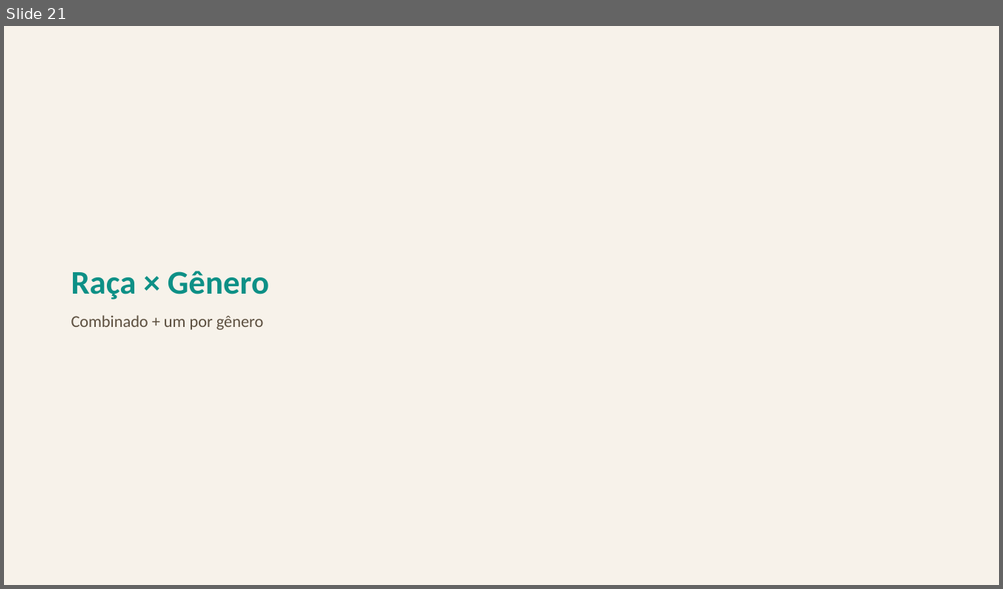
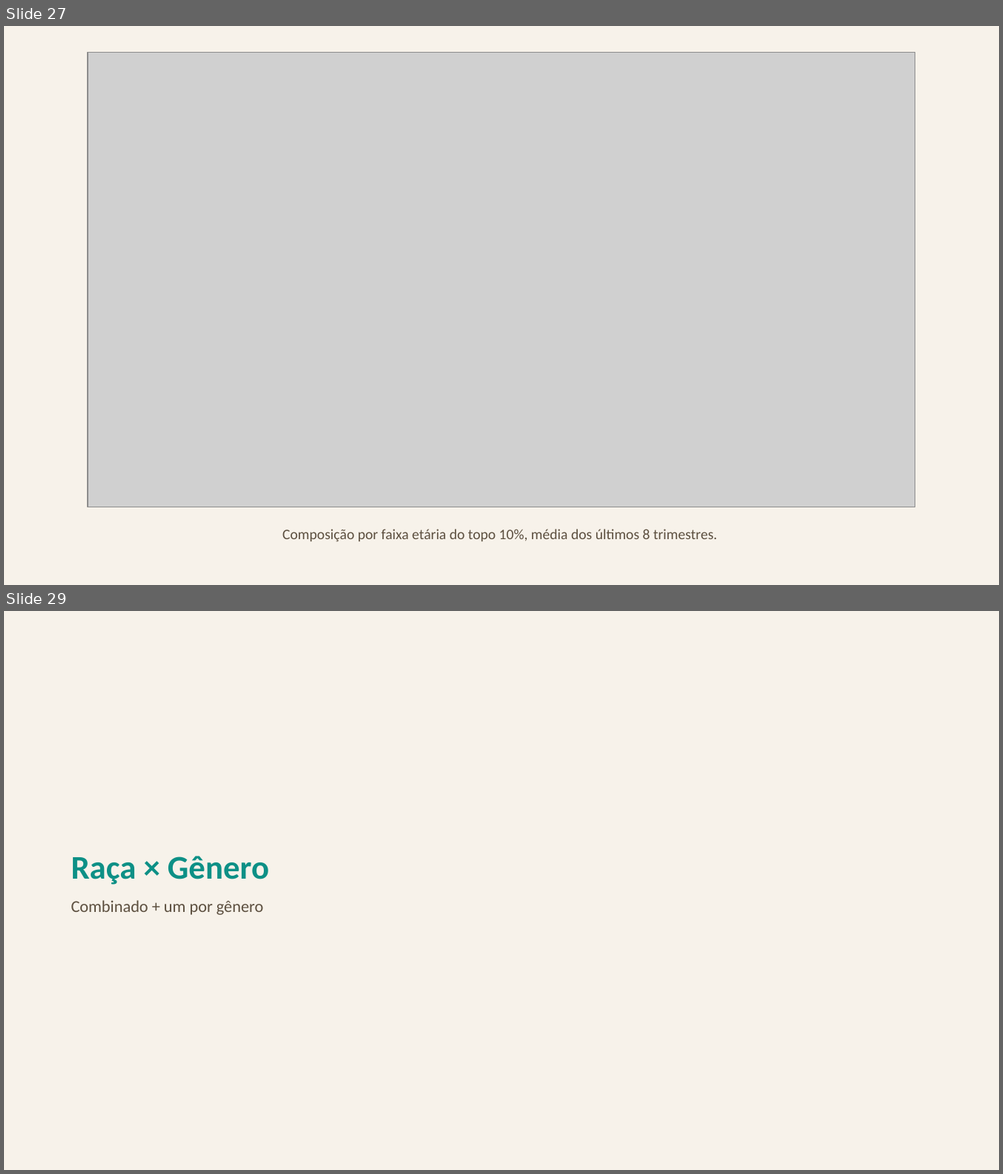
Before and after one commit to FelipeSantanaJ/Hub-Racial-Brasil, a slide deck: docs/Datahub_Racial_Brasil_Fase1.pptx. Shown one above the other, each under a label of ours: slide 21 before the commit, slides 27 and 29 after it; the slides between them are not shown. The pictures are 1003x589 and 1003x1174 pixels, drawn with LibreOffice and Linux fonts; fonts in the diff are those of the drawing; grey boxes stand for pictures. Boxes give left, top, right and bottom in pixels: in the first picture for what was removed or moved away, otherwise in the second. Text is boxed around its words. In the diff, an @@ line names an element or a change of style, - is before the commit and + after.

Commit message:
Adiciona análise por geração e perfil do topo 10% de renda por raça
Resolve o viés de "faixa etária não acompanha as mesmas pessoas" (a PNAD
Contínua é um corte transversal repetido, não um painel de décadas):
adiciona geração como coorte de nascimento sintética (Baby Boomer/Geração
X/Millennial/Geração Z, método de Deaton 1985) e o hiato racial calculado
DENTRO de cada geração ao longo do tempo, em vez de misturar coortes
diferentes que passam pela mesma faixa etária em anos diferentes. Achado:
o hiato do Baby Boomer cresce conforme a coorte envelhece na janela
observada — provável efeito de seleção em quem permanece no mercado.

Adiciona também o perfil de quem está no topo 10% de renda DENTRO de cada
raça (limiar P90 próprio de Branca e de Negra, não um corte único pro
Brasil), decomposto por gênero/faixa etária/geração/escolaridade,
histórico desde 2012. Achado mais forte: o topo 10% dos negros ficou muito
mais escolarizado (38%→58% com Superior completo), mas ainda atrás do
topo dos brancos (~83%). Documenta o efeito de "heaping" de renda
autodeclarada (concentração em valores redondos) que faz o corte capturar
um pouco mais que 10% de fato, com uma coluna de diagnóstico transparente
em vez de uma correção de desempate fora de escopo.

59 gráficos (era 53), apresentação com 77 slides (era 69), 19 datasets
(era 16).

```diff
--- a/docs/Datahub_Racial_Brasil_Fase1.pptx
+++ b/docs/Datahub_Racial_Brasil_Fase1.pptx
@@ slide 27 added at (4,26,999,585), background #F7F2EA @@
@@ picture added at (88,52,915,507) @@
@@ text added at (282,529,717,543), 14 pt, text #5C4F3F @@
+Composição por faixa etária do topo 10%, média dos últimos 8 trimestres.
@@ what was slide 21 is now slide 29 @@
```
Also in this commit, not shown: 7 other slides added, 32 other files.
